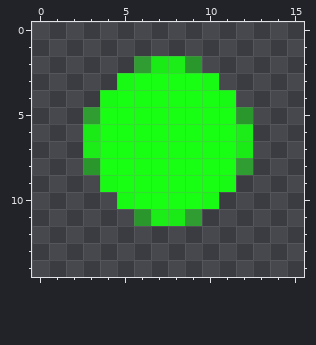
Two states of a pixel-art sprite, images/greenc.png. Above is the file before it was changed.
The file is 16x16 pixels. Pixels under 10% opacity are left out. Colours within 5 levels of each other are drawn and written as one. The old version is drawn lined up with the new one, on the new canvas.
Now the later version:
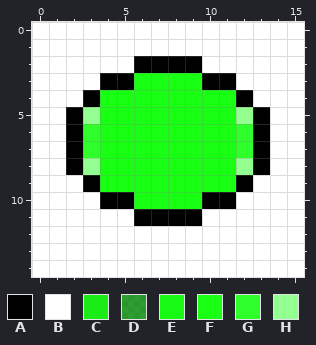
Palette (. is transparent): A #000000  B #ffffff  C #17fe12e6  D #17fe1377  E #17fe13f9  F #18ff14  G #2efe29  H #93ff91
Diff:
canvas 16x16 -> 16x15, the old top-left corner now at 0,-1 (the part of the old canvas that was cut away was empty and is not shown)
y 0..1: x 0..15 ................ -> BBBBBBBBBBBBBBBB
y 2: x 0..15 ......DCCD...... -> BBBBBBAAAABBBBBB
y 3: x 0..5 .....E -> BBBBAA; x 10..15 E..... -> AABBBB
y 4: x 0..4 ....E -> BBBAF; x 11..15 E.... -> FABBB
y 5: x 0..3 ...D -> BBAH; x 12..15 D... -> HABB
y 6..7: x 0..3 ...C -> BBAG; x 12..15 C... -> GABB
y 8: x 0..3 ...D -> BBAH; x 12..15 D... -> HABB
y 9: x 0..4 ....E -> BBBAF; x 11..15 E.... -> FABBB
y 10: x 0..5 .....E -> BBBBAA; x 10..15 E..... -> AABBBB
y 11: x 0..15 ......DCCD...... -> BBBBBBAAAABBBBBB
y 12..14: x 0..15 ................ -> BBBBBBBBBBBBBBBB
Changed places in both pictures, as pixel boxes (x1, y1, x2, y2):
changed: (32, 22, 304, 277)
